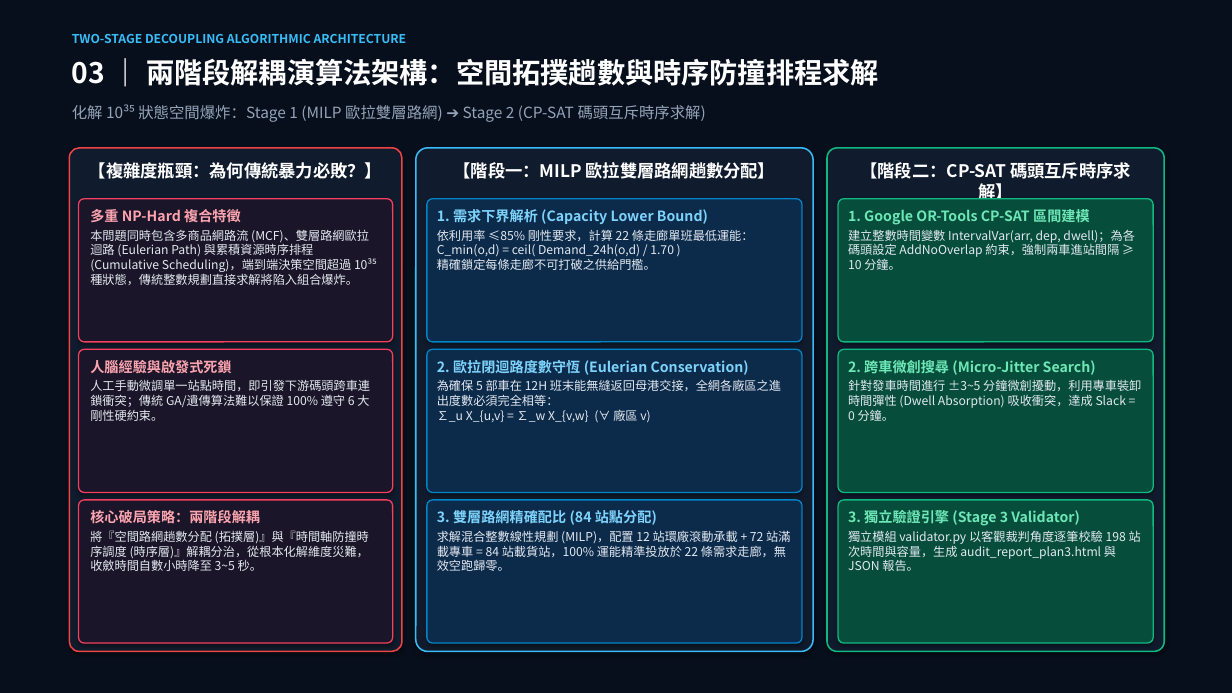
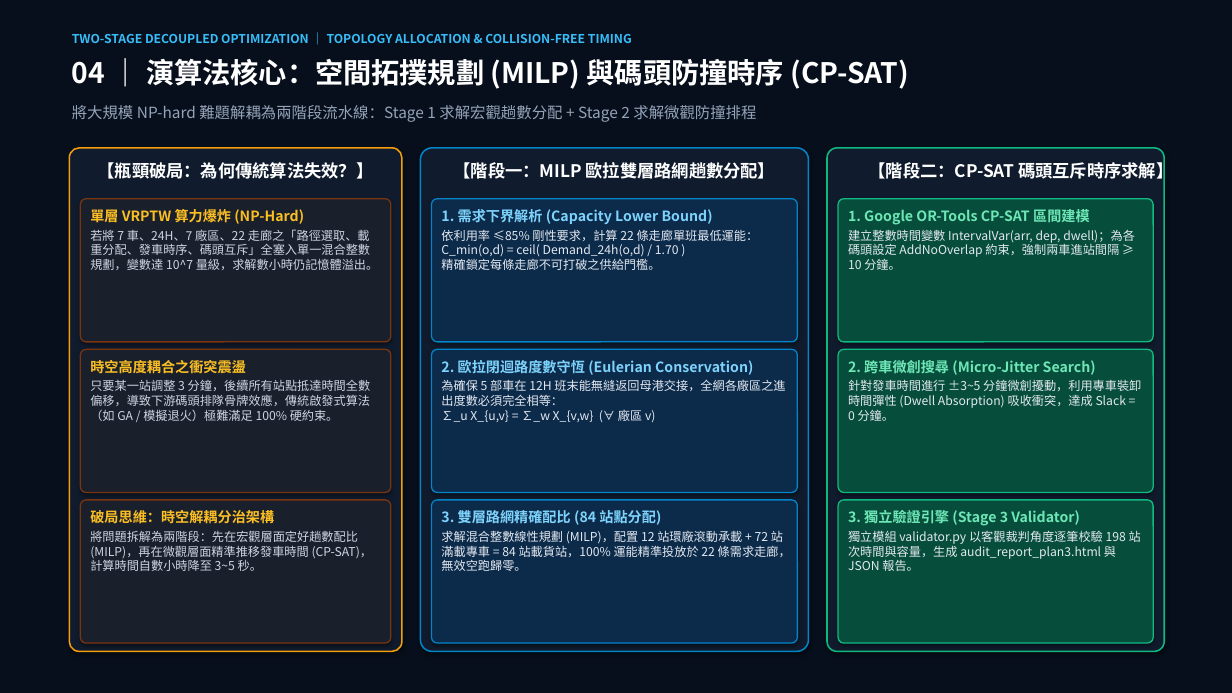
Before and after one commit to megkenhuang-ctrl/logistics-hub, a slide deck: slide 4 of 半導體廠區物流排程優化_高階主管報告與演算法規格.pptx (slide 3 before the commit). Drawn at 1232x693 pixels with LibreOffice and Linux fonts; fonts in the diff are those of the drawing; background and template pictures are left out; a plain dark background stands for a picture behind light text. Boxes give left, top, right and bottom in pixels: in the first picture for what was removed or moved away, otherwise in the second. Text is boxed around its words. In the diff, an @@ line names an element or a change of style, - is before the commit and + after.

```diff
--- a/半導體廠區物流排程優化_高階主管報告與演算法規格.pptx
+++ b/半導體廠區物流排程優化_高階主管報告與演算法規格.pptx
@@ text at bbox=[72, 59, 909, 89]: text changed @@
-03 ｜ 兩階段解耦演算法架構：空間拓撲趟數與時序防撞排程求解
+04 ｜ 演算法核心：空間拓撲規劃 (MILP) 與碼頭防撞時序 (CP-SAT)
@@ text at bbox=[72, 34, 632, 43]: text changed @@
-TWO-STAGE DECOUPLING ALGORITHMIC ARCHITECTURE
+TWO-STAGE DECOUPLED OPTIMIZATION ｜ TOPOLOGY ALLOCATION & COLLISION-FREE TIMING
@@ text at bbox=[72, 105, 756, 122]: text changed @@
-化解 10³⁵ 狀態空間爆炸：Stage 1 (MILP 歐拉雙層路網) ➔ Stage 2 (CP-SAT 碼頭互斥時序求解)
+將大規模 NP-hard 難題解耦為兩階段流水線：Stage 1 求解宏觀趟數分配 + Stage 2 求解微觀防撞排程
@@ rounded rectangle at bbox=[69, 148, 402, 652]: outline #EF4444 1.2 pt to #F59E0B 1.2 pt @@
@@ rounded rectangle: place and size @@
-rounded rectangle at bbox=[416, 148, 813, 652]
+rounded rectangle at bbox=[421, 148, 809, 652]
@@ rounded rectangle at bbox=[421, 148, 809, 652]: outline #38BDF8 1.2 pt to #0284C7 1.2 pt @@
@@ text at bbox=[98, 162, 374, 179]: text changed @@
-【複雜度瓶頸：為何傳統暴力必敗？】
+【瓶頸破局：為何傳統算法失效？】
@@ text "【階段二：CP-SAT 碼頭互斥時序求解】" rewrapped from bbox=[860, 162, 1131, 199] to bbox=[869, 159, 1173, 182] @@
@@ text at bbox=[90, 207, 379, 270]: text changed; text colour #E2E8F0 to #CBD5E1 @@
-多重 NP-Hard 複合特徵
-本問題同時包含多商品網路流 (MCF)、雙層路網歐拉迴路 (Eulerian Path) 與累積資源時序排程 (Cumulative Scheduling)，端到端決策空間超過 10³⁵ 種狀態，傳統整數規劃直接求解將陷入組合爆炸。
+單層 VRPTW 算力爆炸 (NP-Hard)
+若將 7 車、24H、7 廠區、22 走廊之「路徑選取、載重分配、發車時序、碼頭互斥」全塞入單一混合整數規劃，變數達 10^7 量級，求解數小時仍記憶體溢出。
@@ rounded rectangle: place and size @@
-rounded rectangle at bbox=[427, 199, 802, 342]
+rounded rectangle at bbox=[432, 199, 798, 342]
@@ text "1. 需求下界解析 (Capacity Lower Bound)": place and size @@
-text "1. 需求下界解析 (Capacity Lower Bound)" at bbox=[437, 209, 754, 270]
+text "1. 需求下界解析 (Capacity Lower Bound)" at bbox=[441, 209, 759, 270]
@@ text at bbox=[90, 358, 371, 421]: text changed; text colour #E2E8F0 to #CBD5E1 @@
-人腦經驗與啟發式死鎖
-人工手動微調單一站點時間，即引發下游碼頭跨車連鎖衝突；傳統 GA/遺傳算法難以保證 100% 遵守 6 大剛性硬約束。
+時空高度耦合之衝突震盪
+只要某一站調整 3 分鐘，後續所有站點抵達時間全數偏移，導致下游碼頭排隊骨牌效應，傳統啟發式算法（如 GA / 模擬退火）極難滿足 100% 硬約束。
@@ rounded rectangle: place and size @@
-rounded rectangle at bbox=[427, 349, 802, 493]
+rounded rectangle at bbox=[432, 349, 798, 493]
@@ text "2. 歐拉閉迴路度數守恆 (Eulerian Conservation)": place and size @@
-text "2. 歐拉閉迴路度數守恆 (Eulerian Conservation)" at bbox=[437, 358, 781, 423]
+text "2. 歐拉閉迴路度數守恆 (Eulerian Conservation)" at bbox=[441, 360, 785, 422]
@@ fill #1A1528 to #1A1F2C; outline #F43F5E 1 pt to #78350F 1 pt in 3 elements at bbox=[80, 199, 391, 342], bbox=[80, 349, 391, 493], bbox=[80, 500, 391, 643] @@
@@ rounded rectangle: place and size @@
-rounded rectangle at bbox=[427, 500, 802, 643]
+rounded rectangle at bbox=[432, 500, 798, 643]
@@ text "3. 雙層路網精確配比 (84 站點分配)": place and size @@
-text "3. 雙層路網精確配比 (84 站點分配)" at bbox=[437, 508, 790, 571]
+text "3. 雙層路網精確配比 (84 站點分配)" at bbox=[441, 508, 791, 571]
@@ text at bbox=[90, 510, 373, 571]: text changed; text colour #E2E8F0 to #CBD5E1 @@
-核心破局策略：兩階段解耦
-將『空間路網趟數分配 (拓撲層)』與『時間軸防撞時序調度 (時序層)』解耦分治，從根本化解維度災難，收斂時間自數小時降至 3~5 秒。
+破局思維：時空解耦分治架構
+將問題拆解為兩階段：先在宏觀層面定好趟數配比 (MILP)，再在微觀層面精準推移發車時間 (CP-SAT)，計算時間自數小時降至 3~5 秒。
```
Also in this commit, not shown: 4 other slides changed, 1 slide removed, 1 other file.
